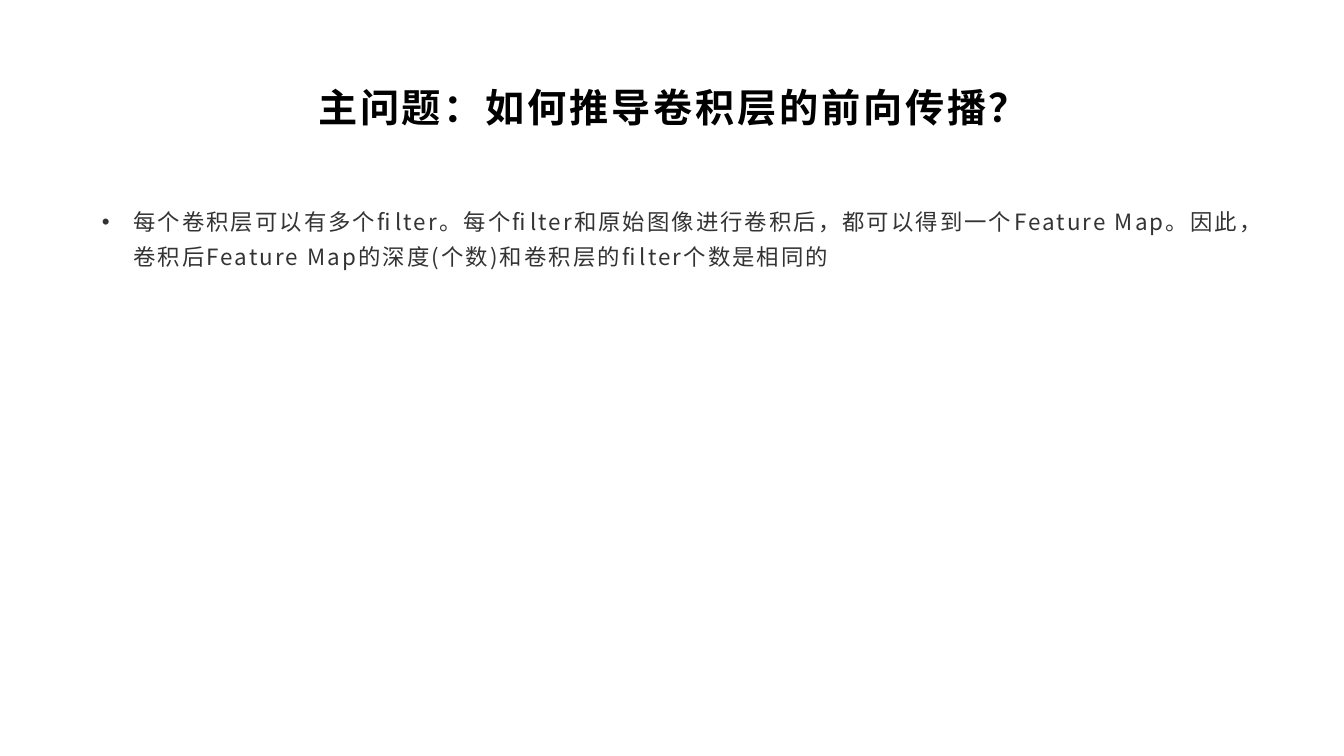
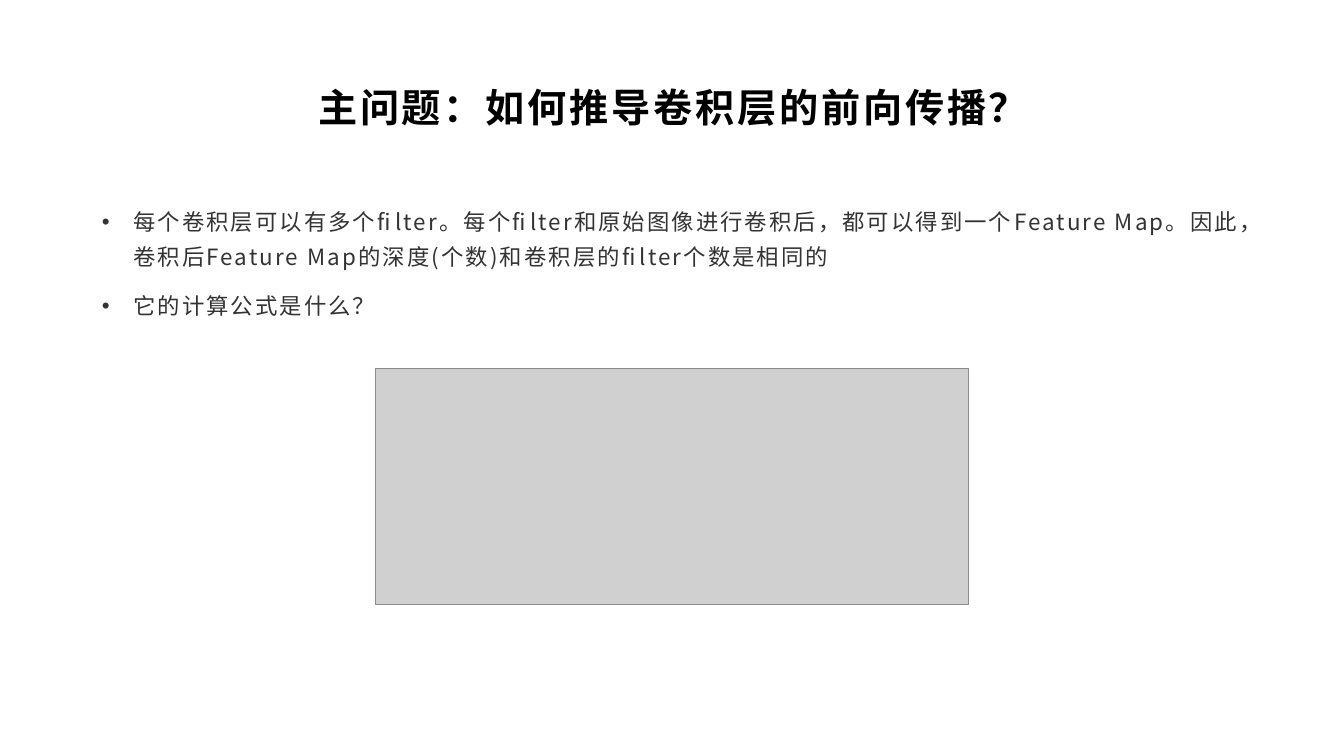
Before and after one commit to yyc-git/DeepLearningEdu, a slide deck: slide 25 of lessons/8_conv_layer_forward/ppt/卷积神经网络与卷积层的前向传播推导.pptx. Drawn at 1344x756 pixels with LibreOffice and Linux fonts; fonts in the diff are those of the drawing; grey boxes stand for pictures; background and template pictures are left out. Boxes give left, top, right and bottom in pixels: in the first picture for what was removed or moved away, otherwise in the second. Text is boxed around its words. In the diff, an @@ line names an element or a change of style, - is before the commit and + after.

```diff
--- a/lessons/8_conv_layer_forward/ppt/卷积神经网络与卷积层的前向传播推导.pptx
+++ b/lessons/8_conv_layer_forward/ppt/卷积神经网络与卷积层的前向传播推导.pptx
@@ text at bbox=[133, 295, 375, 316]: paragraph added @@
+• 它的计算公式是什么？
@@ picture added at bbox=[375, 368, 969, 605] @@
```
Also in this commit, not shown: 2 other slides changed.
